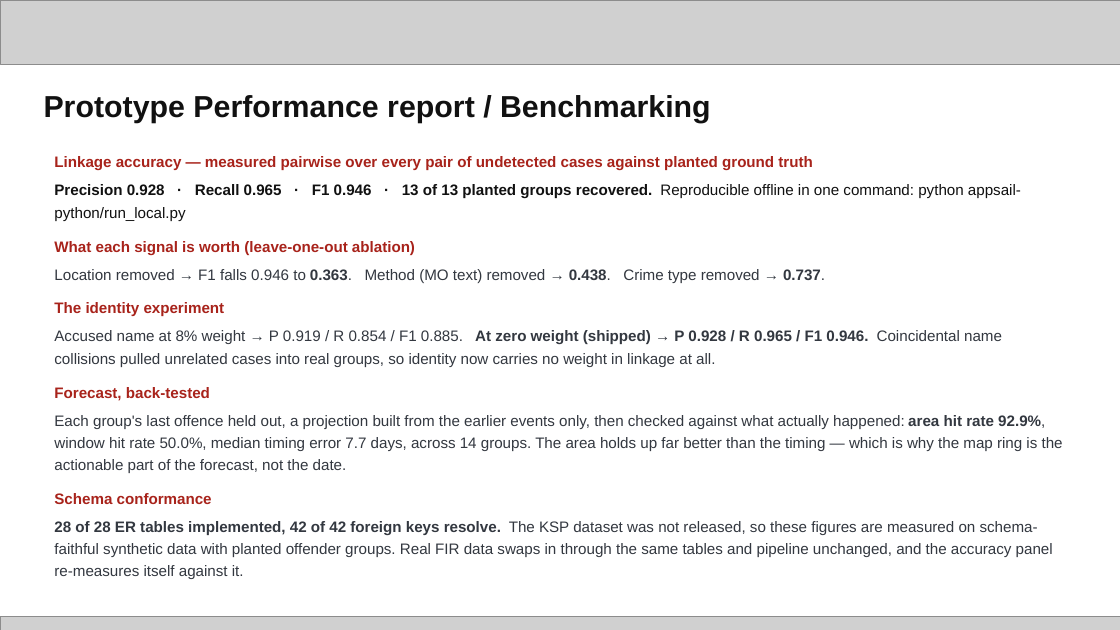
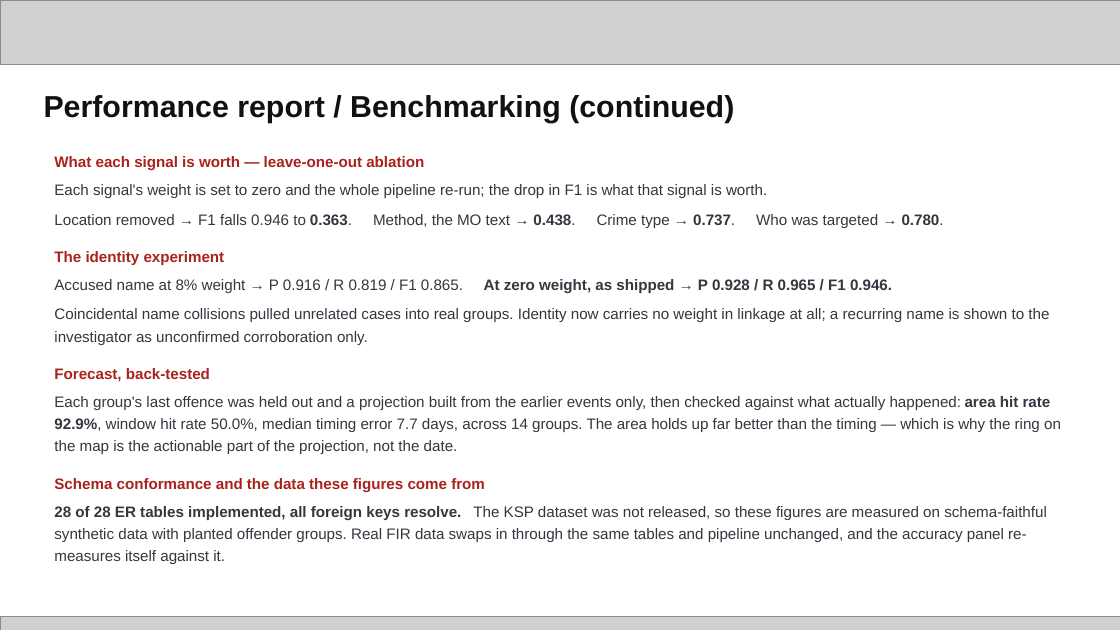
Before and after one commit to whysush/drishti-crimelink, a slide deck: slide 15 of docs/submission/Drishti_KSP_Datathon_2026_Prototype_Submission.pptx (slide 13 before the commit). Drawn at 1120x630 pixels with LibreOffice and Linux fonts; fonts in the diff are those of the drawing; grey boxes stand for pictures. Boxes give left, top, right and bottom in pixels: in the first picture for what was removed or moved away, otherwise in the second. Text is boxed around its words. In the diff, an @@ line names an element or a change of style, - is before the commit and + after.

```diff
--- a/docs/submission/Drishti_KSP_Datathon_2026_Prototype_Submission.pptx
+++ b/docs/submission/Drishti_KSP_Datathon_2026_Prototype_Submission.pptx
@@ text at [44,95,734,123]: text changed @@
-Prototype Performance report / Benchmarking
+Performance report / Benchmarking (continued)
@@ text at [54,156,944,228]: text changed; text colour #A8231B to #333840; bold off @@
-Linkage accuracy — measured pairwise over every pair of undetected cases against planted ground truth
-Precision 0.928 · Recall 0.965 · F1 0.946 · 13 of 13 planted groups recovered. Reproducible offline in one command: python appsail-python/run_local.py
-What each signal is worth (leave-one-out ablation)
-Location removed → F1 falls 0.946 to 0.363. Method (MO text) removed → 0.438. Crime type removed → 0.737.
+What each signal is worth — leave-one-out ablation
+Each signal's weight is set to zero and the whole pipeline re-run; the drop in F1 is what that signal is worth.
+Location removed → F1 falls 0.946 to 0.363. Method, the MO text → 0.438. Crime type → 0.737. Who was targeted → 0.780.
@@ text at [54,279,1049,345]: text changed @@
-Accused name at 8% weight → P 0.919 / R 0.854 / F1 0.885. At zero weight (shipped) → P 0.928 / R 0.965 / F1 0.946. Coincidental name collisions pulled unrelated cases into real groups, so identity now carries no weight in linkage at all.
+Accused name at 8% weight → P 0.916 / R 0.819 / F1 0.865. At zero weight, as shipped → P 0.928 / R 0.965 / F1 0.946.
+Coincidental name collisions pulled unrelated cases into real groups. Identity now carries no weight in linkage at all; a recurring name is shown to the investigator as unconfirmed corroboration only.
@@ text at [54,396,1061,564]: text changed @@
-Each group's last offence held out, a projection built from the earlier events only, then checked against what actually happened: area hit rate 92.9%, window hit rate 50.0%, median timing error 7.7 days, across 14 groups. The area holds up far better than the timing — which is why the map ring is the actionable part of the forecast, not the date.
-Schema conformance
-28 of 28 ER tables implemented, 42 of 42 foreign keys resolve. The KSP dataset was not released, so these figures are measured on schema-faithful synthetic data with planted offender groups. Real FIR data swaps in through the same tables and pipeline unchanged, and the accuracy panel re-measures itself against it.
+Each group's last offence was held out and a projection built from the earlier events only, then checked against what actually happened: area hit rate 92.9%, window hit rate 50.0%, median timing error 7.7 days, across 14 groups. The area holds up far better than the timing — which is why the ring on the map is the actionable part of the projection, not the date.
+Schema conformance and the data these figures come from
+28 of 28 ER tables implemented, all foreign keys resolve. The KSP dataset was not released, so these figures are measured on schema-faithful synthetic data with planted offender groups. Real FIR data swaps in through the same tables and pipeline unchanged, and the accuracy panel re-measures itself against it.
```
Also in this commit, not shown: 11 other slides changed, 3 slides added, 1 slide removed, 2 other files.
